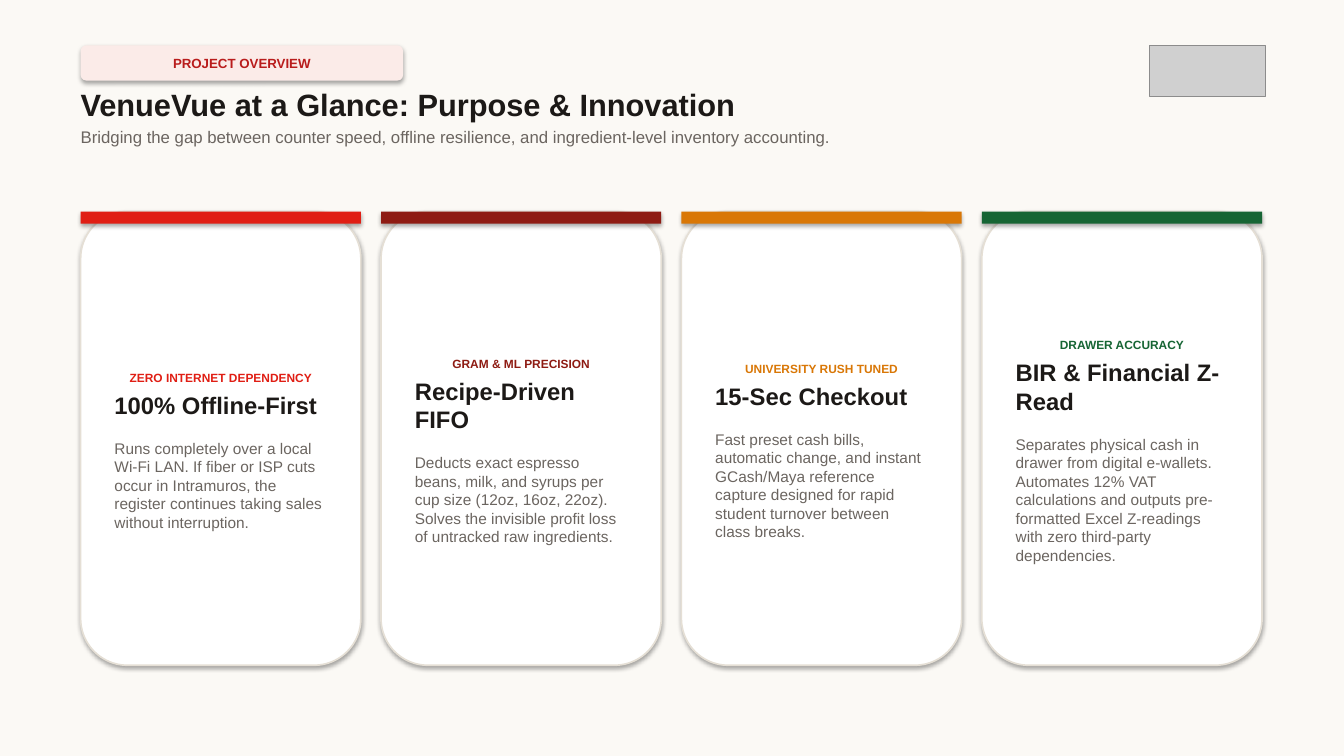
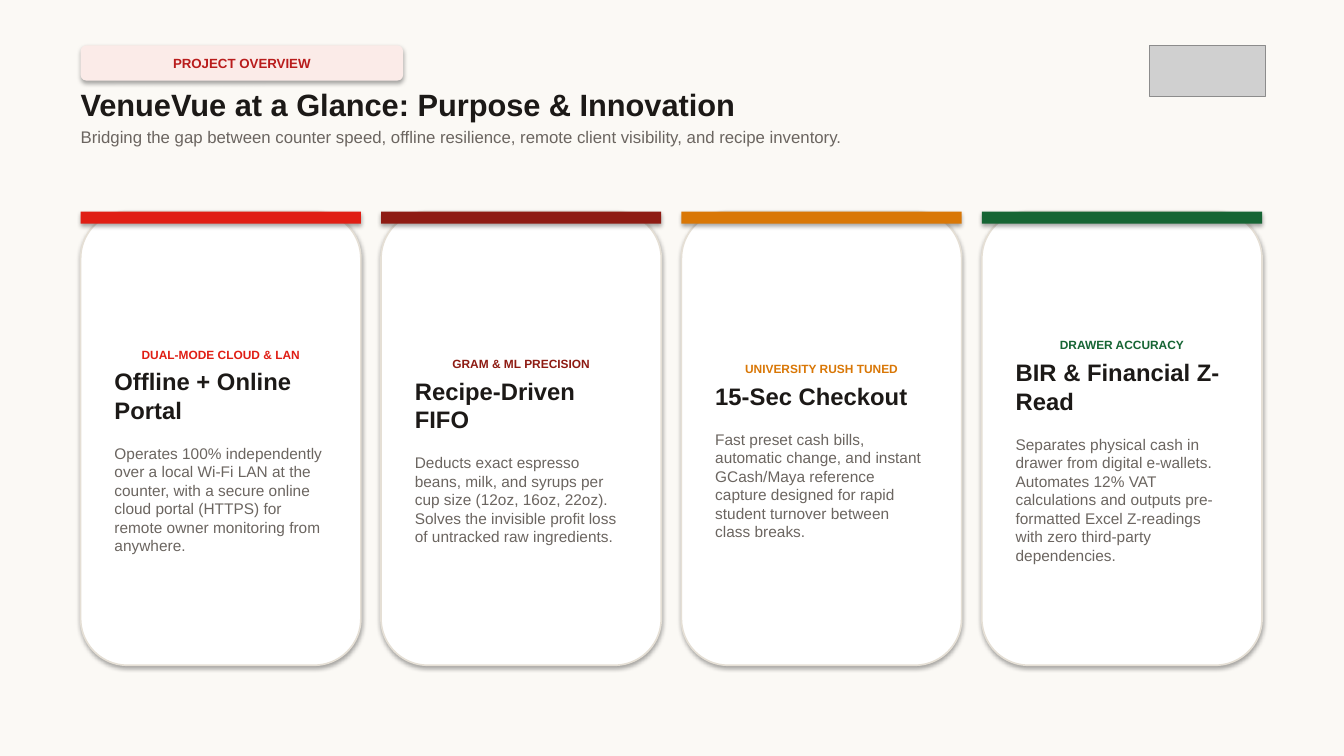
Before and after one commit to zakizap2134/NearbyCafe, a slide deck: slide 2 of VenueVue_NearbyCafe_System_Background.pptx. Drawn at 1344x756 pixels with LibreOffice and Linux fonts; fonts in the diff are those of the drawing; grey boxes stand for pictures. Boxes give left, top, right and bottom in pixels: in the first picture for what was removed or moved away, otherwise in the second. Text is boxed around its words. In the diff, an @@ line names an element or a change of style, - is before the commit and + after.

Commit message:
docs: align team roles (Rhea QA Lead, John & Jenny Systems Analysts) and highlight Online Option for client in PPTX and docs

```diff
--- a/VenueVue_NearbyCafe_System_Background.pptx
+++ b/VenueVue_NearbyCafe_System_Background.pptx
@@ text at bbox=[81, 131, 841, 147]: text changed @@
-Bridging the gap between counter speed, offline resilience, and ingredient-level inventory accounting.
+Bridging the gap between counter speed, offline resilience, remote client visibility, and recipe inventory.
@@ text in rounded rectangle at bbox=[114, 350, 322, 554]: text changed @@
-ZERO INTERNET DEPENDENCY
-100% Offline-First
-Runs completely over a local Wi-Fi LAN. If fiber or ISP cuts occur in Intramuros, the register continues taking sales without interruption.
+DUAL-MODE CLOUD & LAN
+Offline + Online Portal
+Operates 100% independently over a local Wi-Fi LAN at the counter, with a secure online cloud portal (HTTPS) for remote owner monitoring from anywhere.
```
Also in this commit, not shown: 3 other slides changed, 4 other files.
